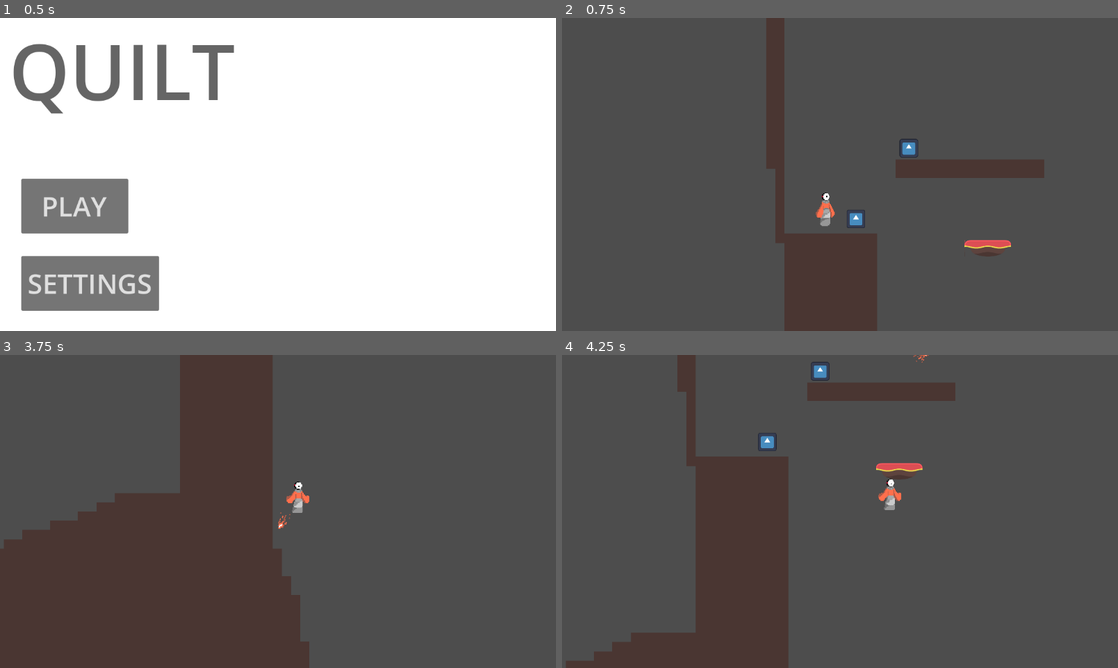
Above: before the commit, frames 1-4 (two rows, left to right).
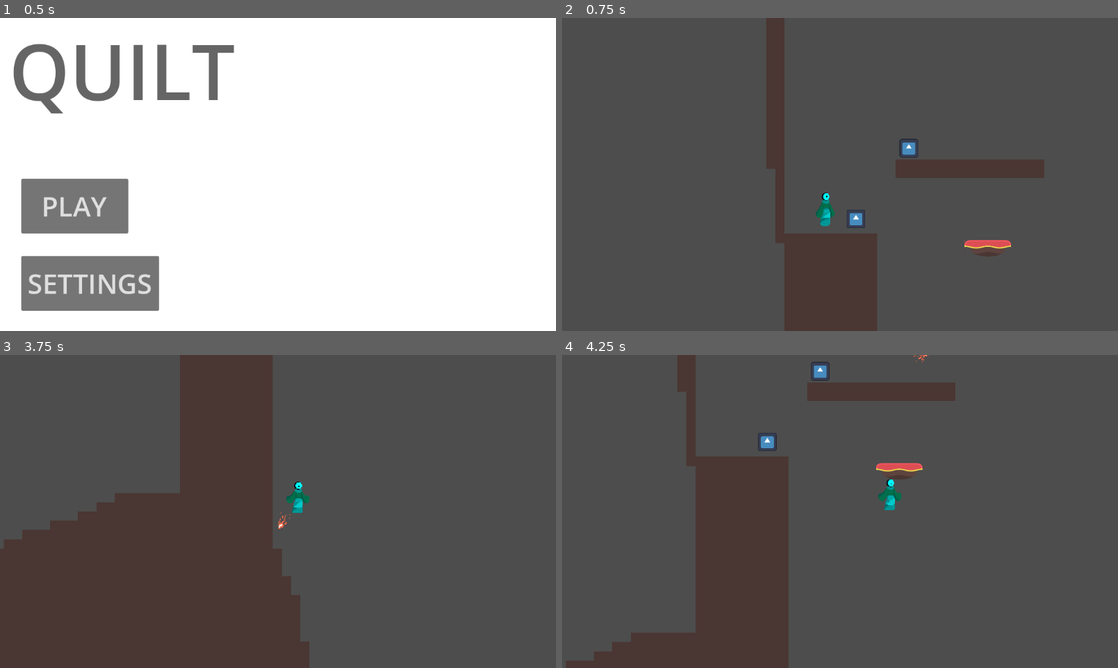
Above: after the commit, the same moments.

Repository: unsaltedkale/Quilt
Game: Godot game, scene res://TitleScreen.tscn
The game is run twice, just before and just after one commit, with the same random seed, the same clock (stepped at 60 frames per second) and the same inputs. The engine's default icon, where the game draws it, is replaced by a stand-in: a white triangle on a blue panel in a dark square. Sound files missing from this copy of the repository are replaced by a short silence.
Inputs (mouse positions are in pixels of both pictures, inside the frame that each line leads up to):
- Up to frame 1 (0.5 s): no input
- Up to frame 2 (0.75 s): click "PLAY" at 0.5 s
- Up to frame 3 (3.75 s): move the mouse to (400, 495) at 1.27 s; hold D (move_right) 1.28-2.78 s; click (400, 495) at 1.35 s; tap Space (jump) at 1.52, 2.27 s; move the mouse to (166, 527) at 2.02 s; tap E (interact) at 2.1, 3.6 s; move the mouse to (333, 442) at 2.77 s; hold A (move_left) 2.78-3.53 s; click (333, 442) at 2.85 s; move the mouse to (250, 574) at 3.52 s; hold D (move_right) from 3.53 s (still down); click (250, 574) at 3.67 s
- Up to frame 4 (4.25 s): keep holding D (move_right); tap Space (jump) at 3.77 s

Frame 1 is identical in both runs. In frame 2, 0.2% of the frame differs, in the area x 45-50%, y 56-67%; in frame 3, 0.2%; in frame 4, 0.2%, in the area x 56-61%, y 39-50%.

Commit message:
working on shader

Diff:
--- /dev/null
+++ b/Alex's Folder/greyscale.gdshader
@@ -0,0 +1,29 @@
+shader_type canvas_item;
+
+void vertex() {
+	// Called for every vertex the material is visible on.
+}
+
+void fragment() {
+	// Called for every pixel the material is visible on.
+	vec4 original_color = texture(TEXTURE, UV);
+
+	float greyscale = (original_color.r + original_color.g + original_color.b) / 3.0f;
+
+	vec3 greyscale_color = vec3(greyscale, greyscale, greyscale);
+
+	if (COLOR.xyz == vec3(255.0/255.0, 111.0/255.0, 76.0/255.0))
+		COLOR.xyz = vec3(1.0, 1.0, 1.0);
+
+	else if (COLOR.xyz == vec3(37.0/255.0, 150.0/255.0, 190.0/255.0))
+		COLOR.xyz = vec3(0.0, 0.0, 1.0);
+
+
+	//COLOR.xyz = greyscale_color;
+	COLOR.a = original_color.a;
+}
+
+//void light() {
+//	// Called for every pixel for every light affecting the CanvasItem.
+//	// Uncomment to replace the default light processing function with this one.
+//}
--- /dev/null
+++ b/Alex's Folder/recolor_sprite_thingy.gd
@@ -0,0 +1,9 @@
+extends AnimatedSprite2D
+
+@onready var player = $".."
+
+func _physics_process(delta):
+	if player.collected_objects == 0:
+		modulate = Color(0, 1, 1)
+	else:
+		modulate = Color(1, 1, 1)
--- a/Emily WIP/Scenes/player.tscn
+++ b/Emily WIP/Scenes/player.tscn
@@ -6,6 +6,7 @@
 [ext_resource type="PackedScene" uid="uid://bejpt8qc80wan" path="res://Emily WIP/Scenes/movement_component.tscn" id="5_17h1f"]
 [ext_resource type="PackedScene" uid="uid://ca35o3us2j4lw" path="res://Emily WIP/Scenes/gravity_component.tscn" id="6_ltfw8"]
 [ext_resource type="PackedScene" uid="uid://cys2fk40vy80u" path="res://Elena/Scenes/player_health.tscn" id="7_d72cn"]
+[ext_resource type="Shader" uid="uid://07ctkva385i5" path="res://Alex's Folder/greyscale.gdshader" id="8_3uy0y"]
 [ext_resource type="PackedScene" uid="uid://b22c0g5pf8l3j" path="res://Emily WIP/Scenes/recoil_component.tscn" id="8_7a16b"]
 [ext_resource type="Texture2D" uid="uid://bye0p8jff0guv" path="res://Art/Quilt Animation Spritesheet Fall .png" id="9_7a16b"]
 [ext_resource type="Texture2D" uid="uid://b2ufgpd8bdbdn" path="res://Art/Quilt Animation Spritesheet Stop (1).png" id="9_17h1f"]
@@ -17,10 +18,14 @@
 [ext_resource type="Texture2D" uid="uid://v6lnp4ltt52v" path="res://Art/Phlo Spritesheet Idle.png" id="14_33mbb"]
 [ext_resource type="Texture2D" uid="uid://b11e7u6tdq2t" path="res://Art/Phlo Spritesheet Jump.png" id="15_3uy0y"]
 [ext_resource type="Texture2D" uid="uid://cjfqi2ftbtkcu" path="res://Art/Phlo Spritesheet Land.png" id="16_1nwdr"]
+[ext_resource type="Script" uid="uid://b6ayyknk74g5a" path="res://Alex's Folder/recolor_sprite_thingy.gd" id="18_33mbb"]
 [ext_resource type="PackedScene" uid="uid://bnnt61bxtj5x8" path="res://Elena/Scenes/wall_stick_component.tscn" id="19_33mbb"]
 
 [sub_resource type="CapsuleShape2D" id="CapsuleShape2D_x8qdn"]
 radius = 4.75
+
+[sub_resource type="ShaderMaterial" id="ShaderMaterial_1nwdr"]
+shader = ExtResource("8_3uy0y")
 
 [sub_resource type="AtlasTexture" id="AtlasTexture_2k042"]
 atlas = ExtResource("9_7a16b")
@@ -488,10 +493,12 @@
 
 [node name="AnimatedSprite2D" type="AnimatedSprite2D" parent="."]
 texture_filter = 1
+material = SubResource("ShaderMaterial_1nwdr")
 position = Vector2(1.1920929e-07, 0)
 scale = Vector2(2.5, 2.5)
 sprite_frames = SubResource("SpriteFrames_4hfjo")
 animation = &"fall"
+script = ExtResource("18_33mbb")
 
 [node name="CollisionShape2D2" type="CollisionShape2D" parent="."]
 shape = SubResource("CapsuleShape2D_4hfjo")
Not shown, added: Alex's Folder/greyscale.gdshader.uid
Not shown, added: Alex's Folder/recolor_sprite_thingy.gd.uid
Not shown: 1 places in Emily WIP/Scenes/player.tscn that only renumber resources
